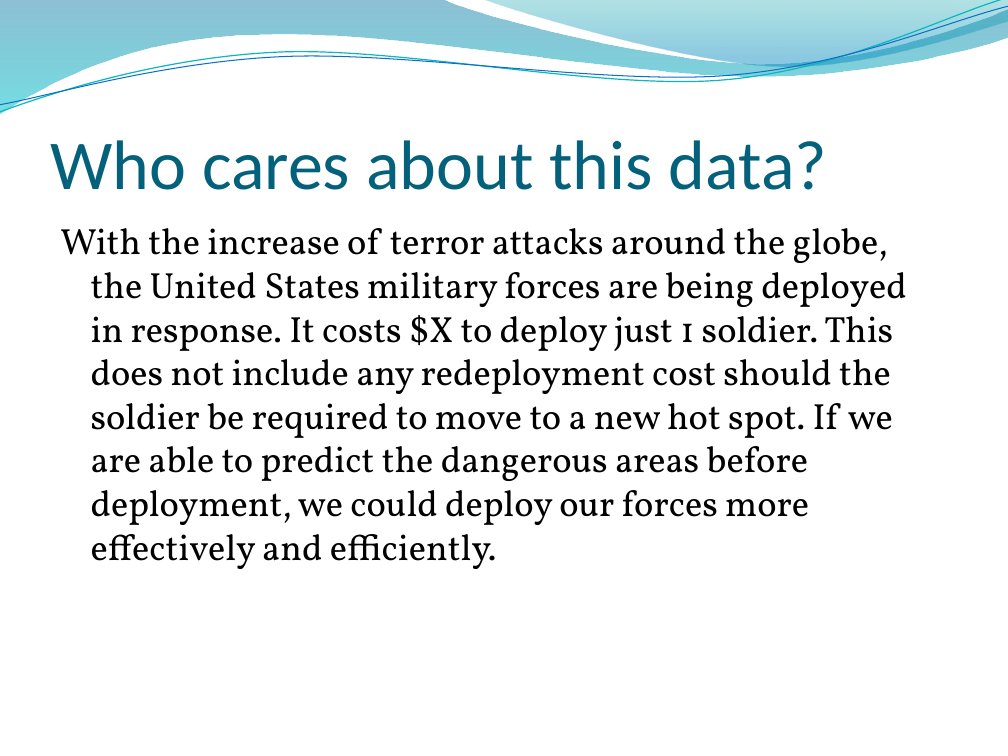
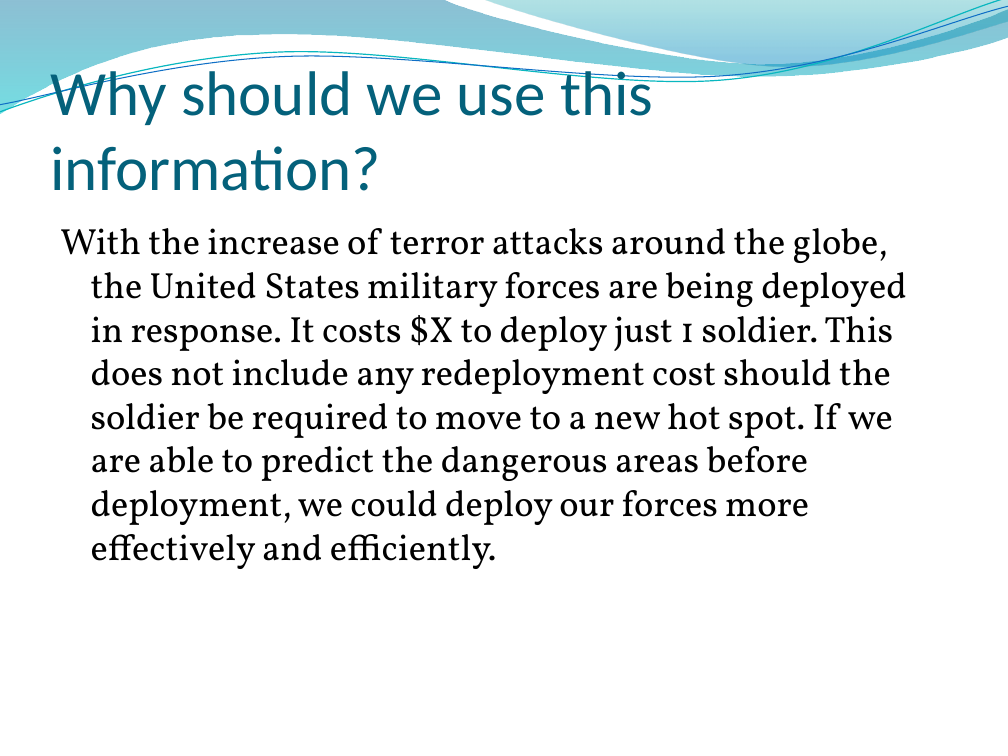
Before and after one commit to BlaHaws/Thinkful, a slide deck: slide 13 of CapstoneResearch/PredictingViolentThreat.pptx (slide 10 before the commit). Drawn at 1008x756 pixels with LibreOffice and Linux fonts; fonts in the diff are those of the drawing; background and template pictures are left out. Boxes give left, top, right and bottom in pixels: in the first picture for what was removed or moved away, otherwise in the second. Text is boxed around its words. In the diff, an @@ line names an element or a change of style, - is before the commit and + after.

```diff
--- a/CapstoneResearch/PredictingViolentThreat.pptx
+++ b/CapstoneResearch/PredictingViolentThreat.pptx
@@ title at bbox=[50, 62, 653, 191]: text changed; size 50 to 45 pt @@
-Who cares about this data?
+Why should we use this information?
```
Also in this commit, not shown: 3 other slides changed, 3 slides added.
